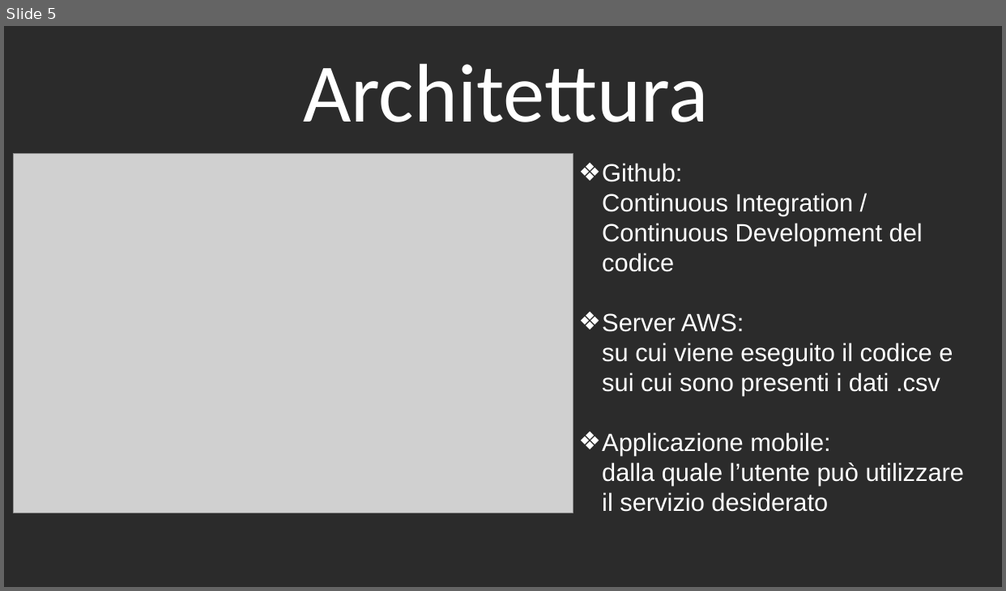
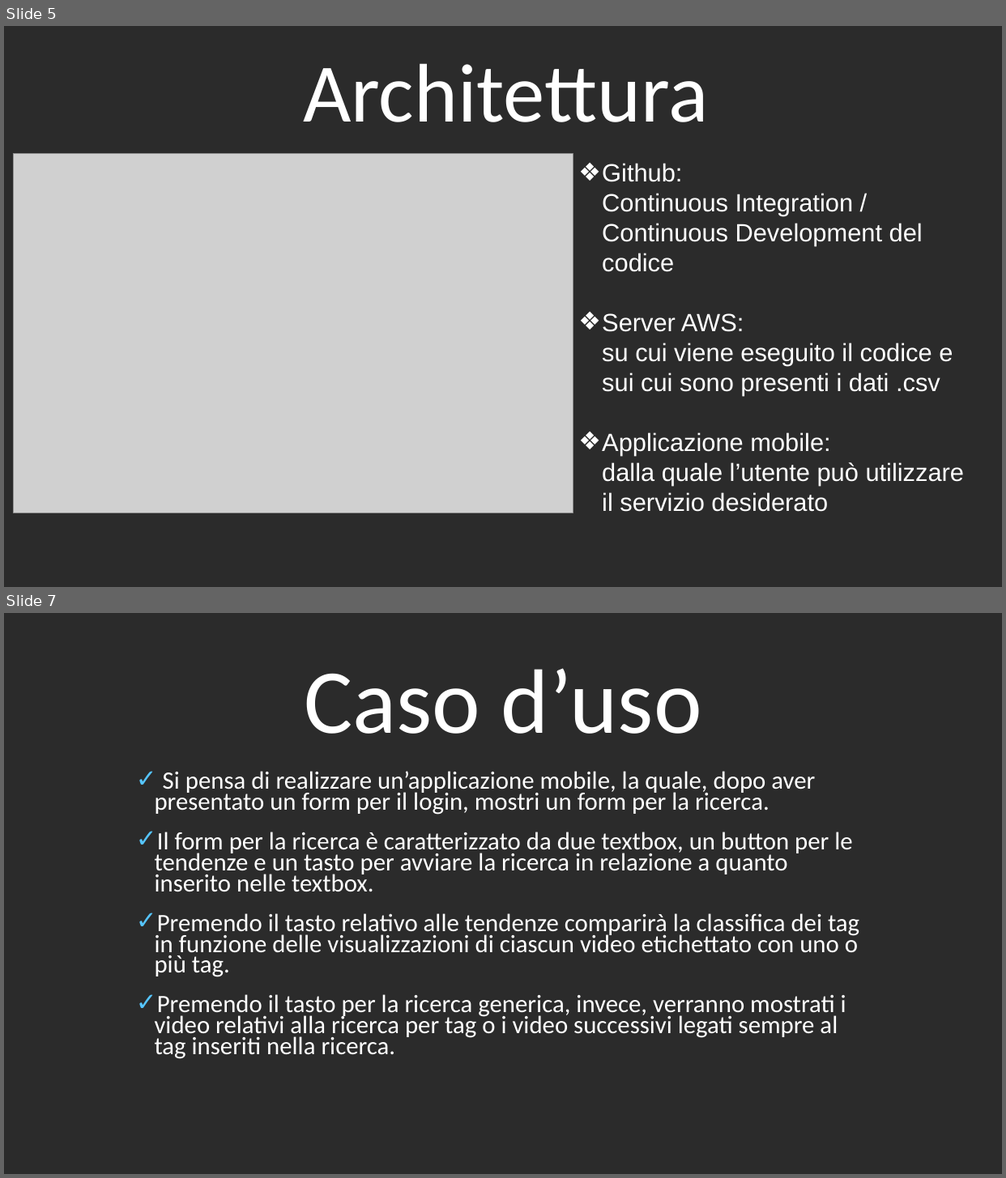
Before and after one commit to stefanovilla96/TCM_Laboratorio, a slide deck: Homework1/Homework1.ppt. Shown one above the other, each under a label of ours: slide 5 before the commit, slides 5 and 7 after it; the slides between them are not shown. The pictures are 1006x591 and 1006x1178 pixels, drawn with LibreOffice and Linux fonts; fonts in the diff are those of the drawing; grey boxes stand for pictures; background and template pictures are left out; a plain dark background stands for a picture behind light text. Boxes give left, top, right and bottom in pixels: in the first picture for what was removed or moved away, otherwise in the second. Text is boxed around its words. In the diff, an @@ line names an element or a change of style, - is before the commit and + after.

```diff
--- a/Homework1/Homework1.ppt
+++ b/Homework1/Homework1.ppt
@@ slide 7 added at bbox=[4, 613, 1002, 1174], background picture (left out) @@
@@ title added at bbox=[304, 668, 702, 734], 88 pt, text #FFFFFF @@
+Caso d’uso
@@ text added at bbox=[155, 771, 859, 1059], 24 pt, text #FFFFFF @@
+✓ Si pensa di realizzare un’applicazione mobile, la quale, dopo aver presentato un form per il login, mostri un form per la ricerca.
+✓ Il form per la ricerca è caratterizzato da due textbox, un button per le tendenze e un tasto per avviare la ricerca in relazione a quanto inserito nelle textbox.
+✓ Premendo il tasto relativo alle tendenze comparirà la classifica dei tag in funzione delle visualizzazioni di ciascun video etichettato con uno o più tag.
+✓ Premendo il tasto per la ricerca generica, invece, verranno mostrati i video relativi alla ricerca per tag o i video successivi legati sempre al tag inseriti nella ricerca.
```
Also in this commit, not shown: 2 slides changed, 1 other file.
